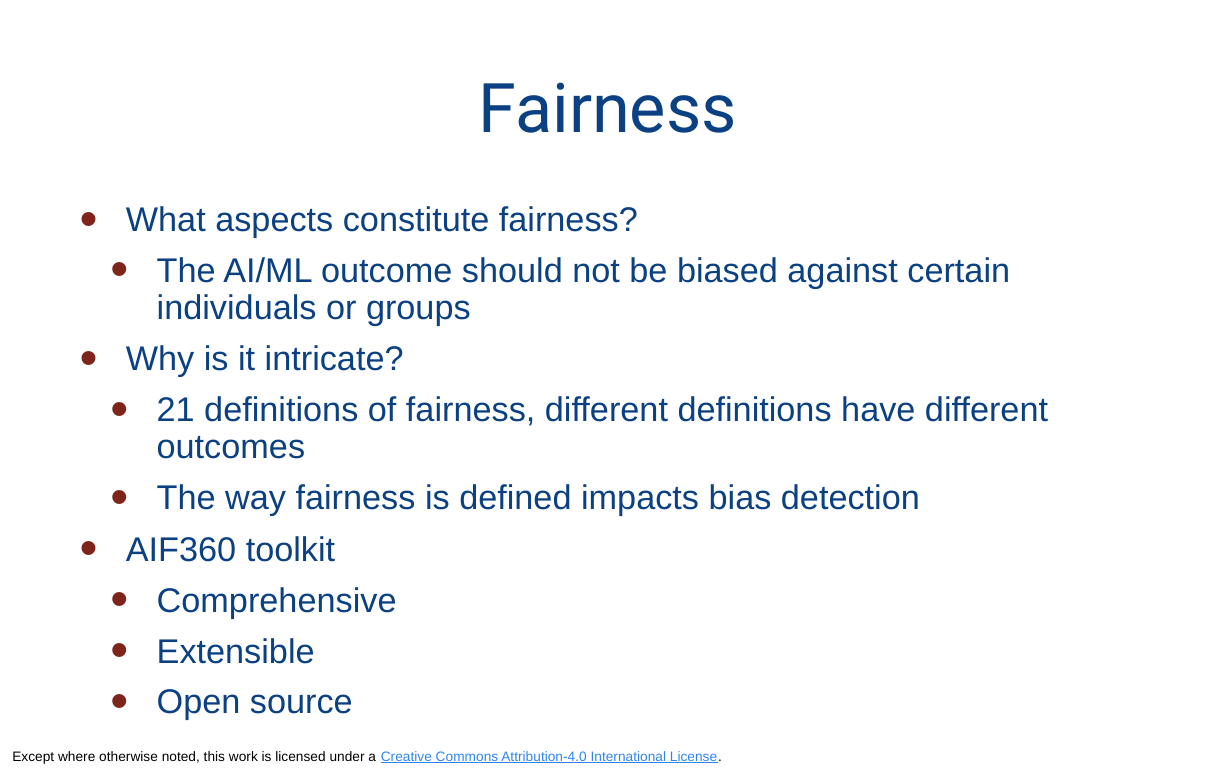
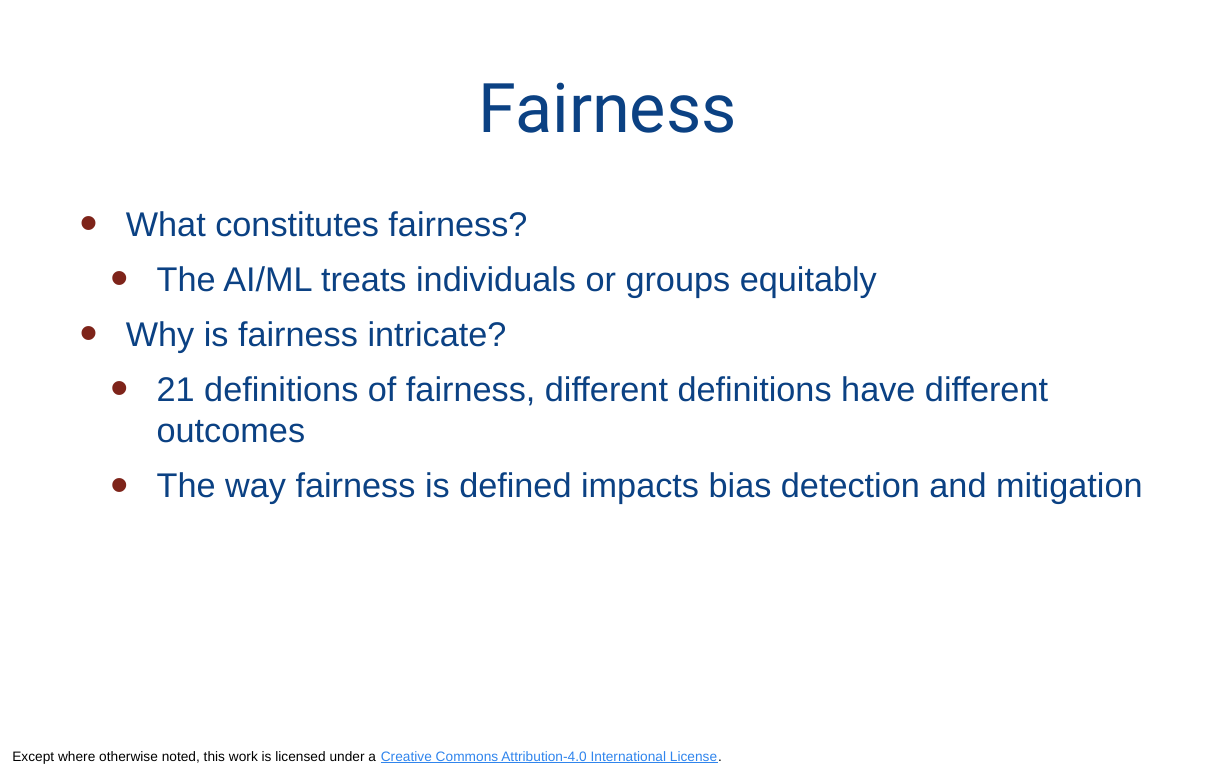
Before and after one commit to odpi/OpenDS4All, a slide deck: slide 14 of opends4all-resources/opends4all-ethics/AI-TRUST-Fairness-Aif360-intermediate.pptx (slide 10 before the commit). Drawn at 1232x770 pixels with LibreOffice and Linux fonts; fonts in the diff are those of the drawing. Boxes give left, top, right and bottom in pixels: in the first picture for what was removed or moved away, otherwise in the second. Text is boxed around its words. In the diff, an @@ line names an element or a change of style, - is before the commit and + after.

Commit message:
Updated Fairness and Explainability slide decks
Updated the AIF360 and AIX360 slide decks with updated 5 pillars of AI Trust

```diff
--- a/opends4all-resources/opends4all-ethics/AI-TRUST-Fairness-Aif360-intermediate.pptx
+++ b/opends4all-resources/opends4all-ethics/AI-TRUST-Fairness-Aif360-intermediate.pptx
@@ text at <box>126,211,877,353</box>: text changed @@
-• What aspects constitute fairness?
-  • The AI/ML outcome should not be biased against certain individuals or groups
-• Why is it intricate?
+• What constitutes fairness?
+  • The AI/ML treats individuals or groups equitably
+• Why is fairness intricate?
@@ text at <box>157,376,1048,443</box>: line spacing 0.9 to 1 @@
@@ text at <box>157,472,1143,504</box>: text changed @@
-  • The way fairness is defined impacts bias detection
-• AIF360 toolkit
-  • Comprehensive
-  • Extensible
-  • Open source
+  • The way fairness is defined impacts bias detection and mitigation
```
Also in this commit, not shown: 6 other slides changed, 5 slides added, 1 other file.
